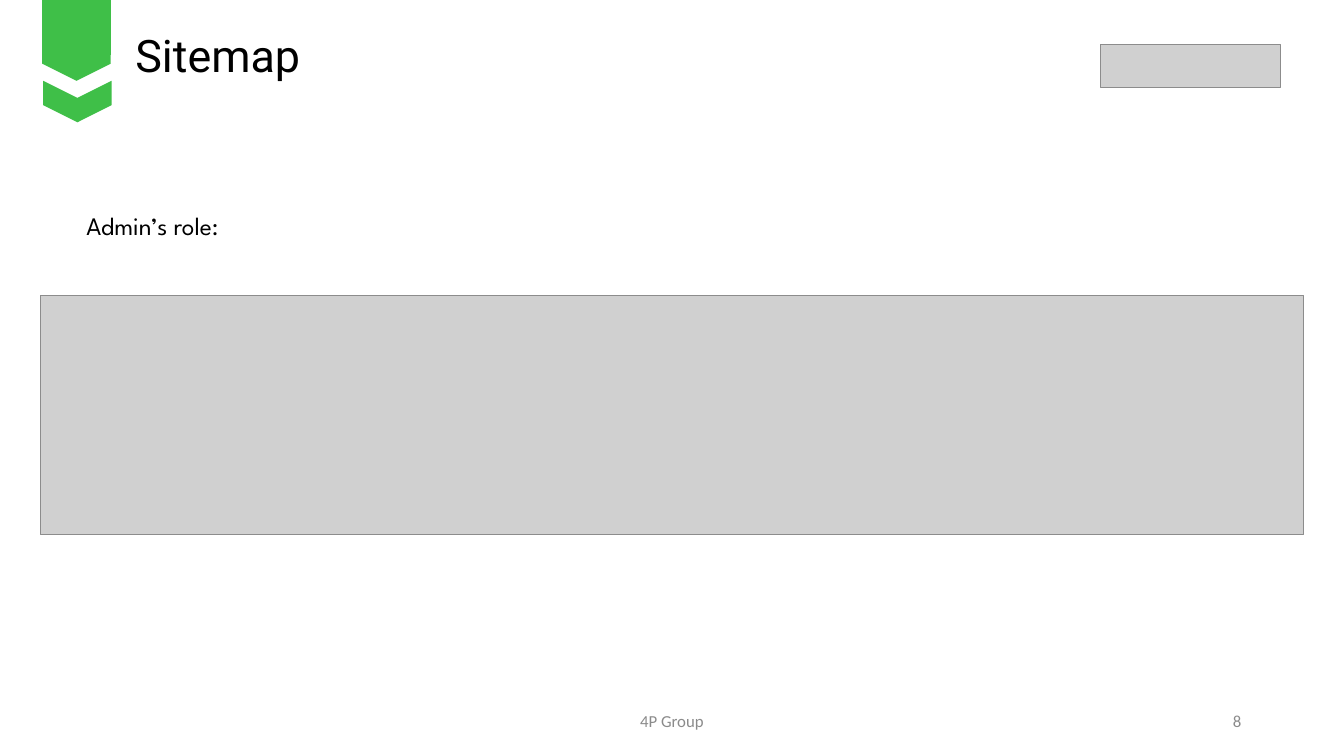
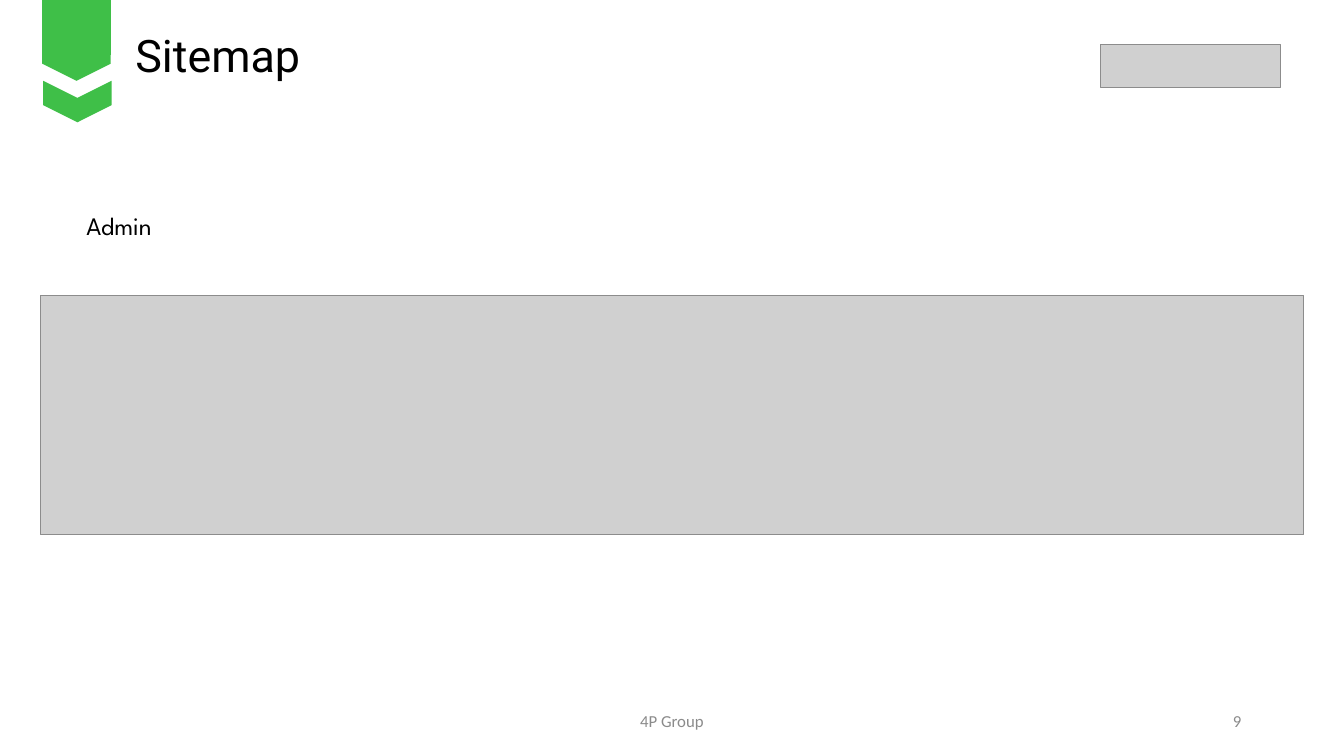
Before and after one commit to nhanntce/Fall_Group01, a slide deck: slide 9 of 4P Food.pptx (slide 8 before the commit). Drawn at 1344x756 pixels with LibreOffice and Linux fonts; fonts in the diff are those of the drawing; grey boxes stand for pictures. Boxes give left, top, right and bottom in pixels: in the first picture for what was removed or moved away, otherwise in the second. Text is boxed around its words. In the diff, an @@ line names an element or a change of style, - is before the commit and + after.

```diff
--- a/4P Food.pptx
+++ b/4P Food.pptx
@@ text at box(86, 217, 151, 236): text changed @@
-Admin’s role:
+Admin
@@ page number at box(1233, 716, 1241, 727): text changed @@
-8
+9
```
Also in this commit, not shown: 9 other slides changed, 1 slide added, 2 slides removed.
